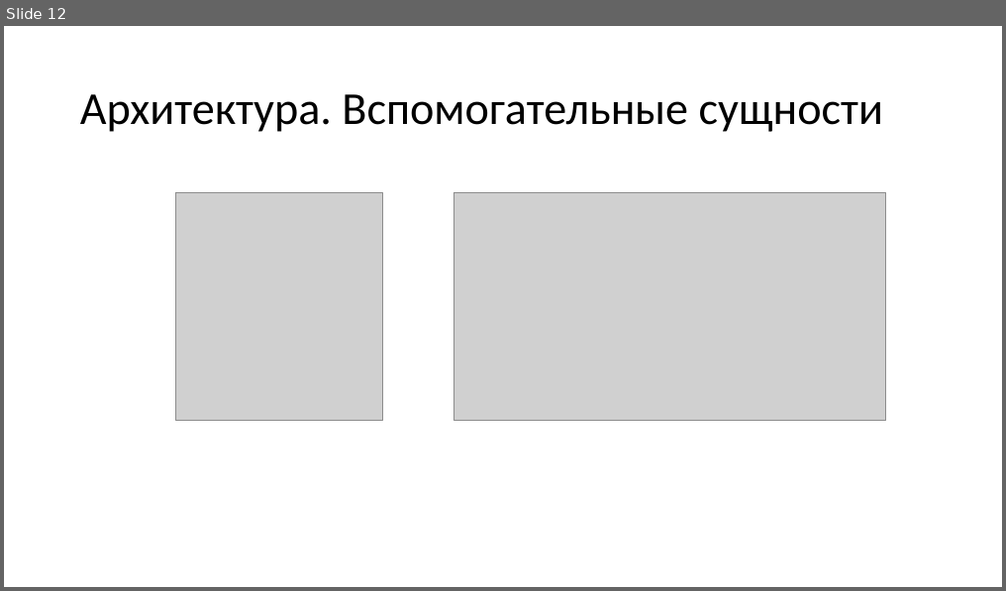
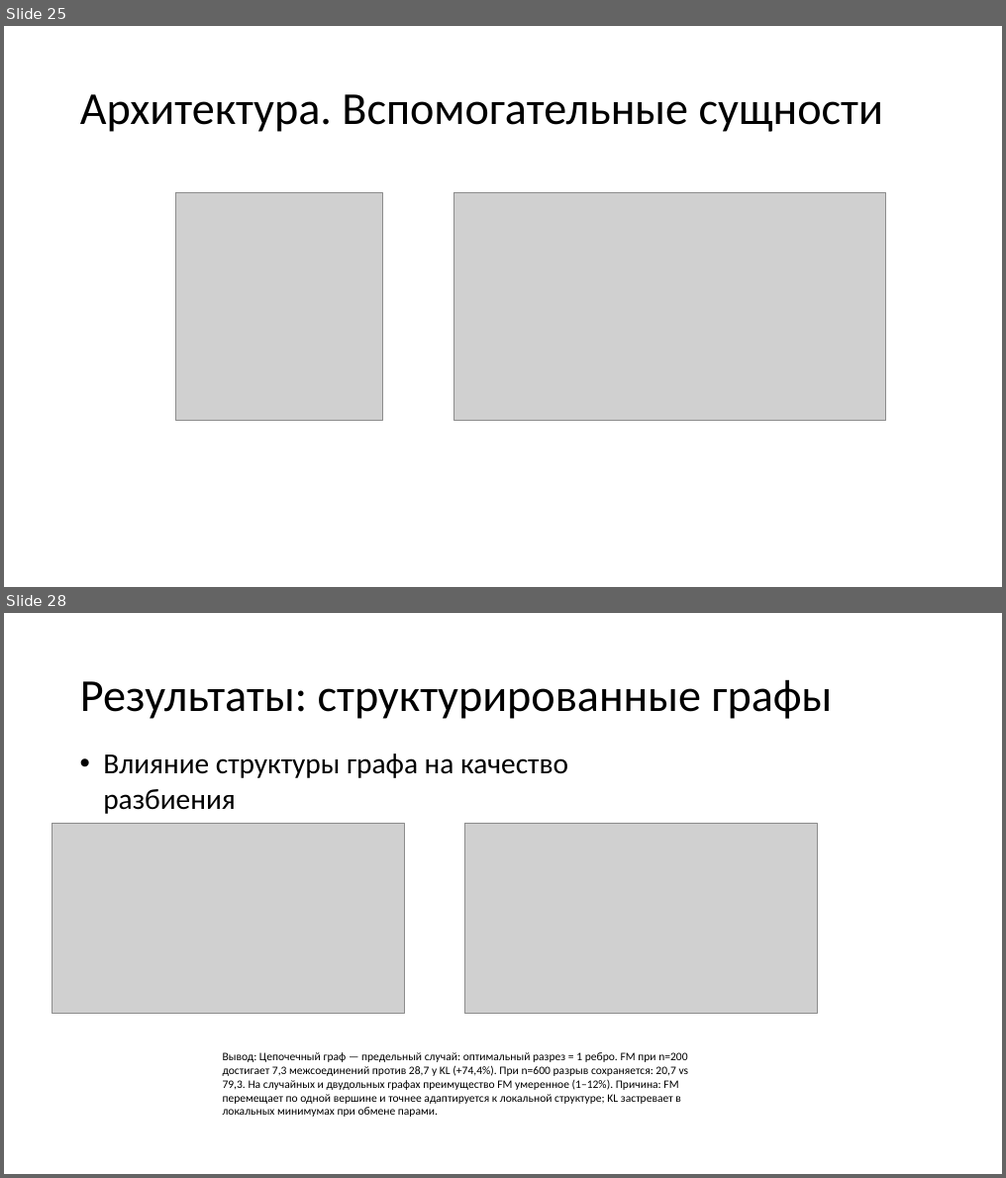
Before and after one commit to Sergho/circuits, a slide deck: presentation/presentation.pptx. Shown one above the other, each under a label of ours: slide 12 before the commit, slides 25 and 28 after it; the slides between them are not shown. The pictures are 1006x591 and 1006x1178 pixels, drawn with LibreOffice and Linux fonts; fonts in the diff are those of the drawing; grey boxes stand for pictures. Boxes give left, top, right and bottom in pixels: in the first picture for what was removed or moved away, otherwise in the second. Text is boxed around its words. In the diff, an @@ line names an element or a change of style, - is before the commit and + after.

```diff
--- a/presentation/presentation.pptx
+++ b/presentation/presentation.pptx
@@ slide 28 added at (4,613,1002,1174), background #FFFFFF @@
@@ title added at (80,679,833,719), 44 pt, text #000000 @@
+Результаты: структурированные графы
@@ text added at (103,754,568,814), 28 pt, text #000000 @@
+• Влияние структуры графа на качество разбиения
@@ picture added at (52,823,405,1014) @@
@@ picture added at (464,823,817,1014) @@
@@ text added at (223,1053,689,1117), 11 pt, text #000000 @@
+Вывод: Цепочечный граф — предельный случай: оптимальный разрез = 1 ребро. FM при n=200 достигает 7,3 межсоединений против 28,7 у KL (+74,4%). При n=600 разрыв сохраняется: 20,7 vs 79,3. На случайных и двудольных графах преимущество FM умеренное (1–12%). Причина: FM перемещает по одной вершине и точнее адаптируется к локальной структуре; KL застревает в локальных минимумах при обмене парами.
@@ what was slide 12 is now slide 25 @@
```
Also in this commit, not shown: 7 slides changed, 9 other slides added, 2 slides removed.
